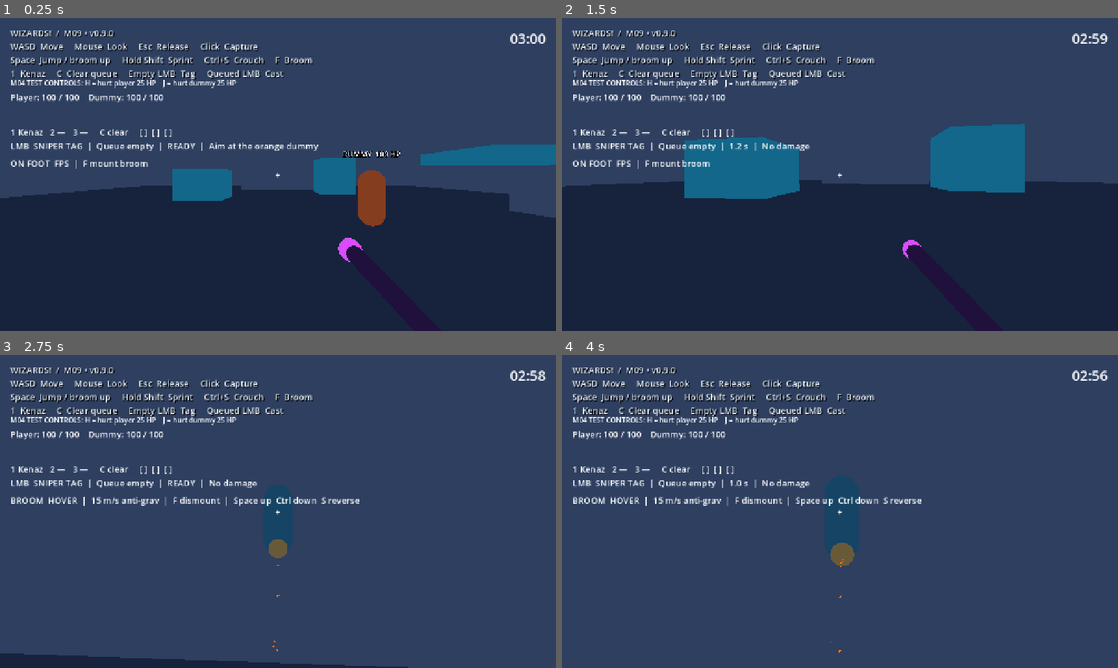
Above: before the commit, frames 1-4 (two rows, left to right).
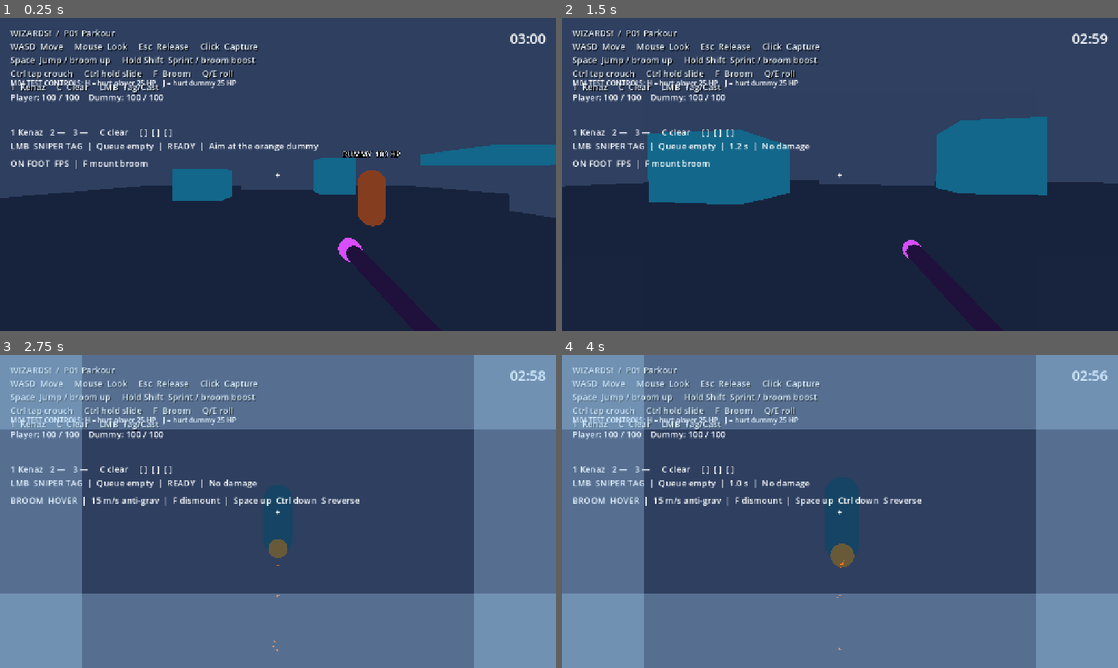
Above: after the commit, the same moments.

Repository: Addersoft/MAGICIDE-
Game: Godot game, scene res://scenes/boot/main.tscn
The game is run twice, just before and just after one commit, with the same random seed, the same clock (stepped at 60 frames per second) and the same inputs.
Inputs (mouse positions are in pixels of both pictures, inside the frame that each line leads up to):
- Up to frame 1 (0.25 s): no input
- Up to frame 2 (1.5 s): tap Enter at 0.5 s; move the mouse to (867, 174) at 0.52 s; hold Space (jump) 0.53-1.28 s; hold W (move_forward) from 0.53 s (still down); click (867, 174) at 0.67 s; move the mouse to (812, 174) at 1.27 s; tap Ctrl (crouch_modifier) at 1.35 s; click (812, 174) at 1.42 s
- Up to frame 3 (2.75 s): keep holding W (move_forward); tap Space (jump) at 1.52, 1.55, 1.82 s; move the mouse to (289, 505) at 2.02 s; hold Space (jump) from 2.03 s (still down); tap F (mount_broom) at 2.1 s; click (289, 505) at 2.17 s
- Up to frame 4 (4 s): keep holding W (move_forward); move the mouse to (834, 517) at 2.77 s; release Space (jump) at 2.78 s; right-click (834, 517) at 2.85 s; click (834, 517) at 2.92 s; tap Space (jump) at 3.02, 3.05, 3.32 s; move the mouse to (878, 514) at 3.52 s; hold Space (jump) from 3.53 s (still down); tap Alt (parkour_slide) at 3.6 s; click (878, 514) at 3.67 s

The runs differ from the first frame. In frame 1, 1.6% of the frame differs, in the area x 2-57%, y 3-25%; in frame 2, 5.3%; in frame 3, 62%; in frame 4, 62%, in the area x 0-100%, y 0-100%.

Commit message:
Parkour motor speed caps + main scene SpeedVignette node

Diff:
--- a/scenes/boot/main.tscn
+++ b/scenes/boot/main.tscn
@@ -8,6 +8,7 @@
 [ext_resource type="Script" path="res://scripts/ui/round_hud.gd" id="7"]
 [ext_resource type="Script" path="res://scripts/ui/rune_hud.gd" id="8"]
 [ext_resource type="Script" path="res://scripts/ui/broom_hud.gd" id="9"]
+[ext_resource type="Script" path="res://scripts/ui/speed_vignette.gd" id="10"]
 [sub_resource type="Environment" id="Environment"]
 background_mode=1
 background_color=Color(0.08,0.11,0.16,1)
@@ -38,10 +39,7 @@
 theme_override_constants/shadow_offset_x=2
 theme_override_constants/shadow_offset_y=2
 theme_override_font_sizes/font_size=20
-text="WIZARDS!  /  M09 • v0.9.0
-WASD  Move     Mouse  Look     Esc  Release     Click  Capture
-Space  Jump / broom up     Hold Shift  Sprint     Ctrl+S  Crouch     F  Broom
-1  Kenaz     C  Clear queue     Empty LMB  Tag     Queued LMB  Cast"
+text="WIZARDS!  /  P01 Parkour\nWASD  Move     Mouse  Look     Esc  Release     Click  Capture\nSpace  Jump / broom up     Hold Shift  Sprint / broom boost\nCtrl tap crouch     Ctrl hold slide     F  Broom     Q/E roll\n1  Kenaz     C  Clear     LMB  Tag/Cast"
 [node name="Crosshair" type="Label" parent="HUD"]
 anchors_preset=8
 anchor_left=0.5
@@ -161,3 +159,6 @@
 offset_right=360.0
 offset_bottom=197.0
 text="Restart round"
+
+[node name="SpeedVignette" type="CanvasLayer" parent="."]
+script=ExtResource("10")
--- a/scripts/movement/parkour_motor.gd
+++ b/scripts/movement/parkour_motor.gd
@@ -2,13 +2,13 @@
 ## Computes locomotion velocity; PlayerController alone invokes body movement.
 ## Titanfall / Mirror's Edge style momentum: wall-run, wall-jump, vault, ledge hang,
 ## coyote/buffer, slide-jump, glide, and Q/E directional rolls.
-@export_range(9.0, 30.0) var speed_cap: float = 18.0
-@export_range(35.0, 150.0) var ground_acceleration: float = 65.0
-@export_range(1.0, 34.0) var ground_braking: float = 30.0
-@export_range(1.0, 40.0) var air_acceleration: float = 14.0
+@export_range(9.0, 30.0) var speed_cap: float = 24.0
+@export_range(35.0, 150.0) var ground_acceleration: float = 95.0
+@export_range(1.0, 34.0) var ground_braking: float = 28.0
+@export_range(1.0, 40.0) var air_acceleration: float = 20.0
 @export_range(0.1, 10.0) var slide_friction: float = 2.2
 @export_range(0.15, 0.6) var roll_duration: float = 0.38
-@export_range(8.0, 20.0) var roll_speed: float = 13.5
+@export_range(8.0, 20.0) var roll_speed: float = 14.5
 @export_range(0.5, 3.0) var roll_cooldown_time: float = 1.0
 
 const BUFFER: float = 0.12
@@ -185,7 +185,6 @@
 
 	if crouch_pressed and actor.posture.crouched or slide:
 		start_slide()
-	# Hold-to-slide: while Ctrl held and moving, keep the slide budget topped up.
 	if input.has_method("slide_held") and input.slide_held() and grounded and horizontal.length() > 3.0:
 		if slide_time <= 0.0:
 			start_slide()
@@ -221,15 +220,15 @@
 		vy = actor.jump_speed
 		if slide_time > 0.0:
 			var launch: Vector3 = -actor.view.horizontal_basis().z
-			horizontal = launch * minf(16.0, maxf(12.0, horizontal.length() + 2.0))
-			vy = clampf(actor.jump_speed + sin(actor.view.rotation.x) * 3.0, 6.0, 10.0)
+			horizontal = launch * minf(18.0, maxf(14.0, horizontal.length() + 2.0))
+			vy = clampf(actor.jump_speed + sin(actor.view.rotation.x) * 3.0, 6.0, 11.0)
 			_finish_slide()
 		jumped = true
 	elif jump_buffer > 0.0 and wall_valid:
 		var along: Vector3 = horizontal.slide(wall.normal)
 		if along.length() < 3.0:
-			along = -actor.view.horizontal_basis().z.slide(wall.normal) * 8.0
-		horizontal = (along + wall.normal * 6.0).limit_length(speed_cap)
+			along = -actor.view.horizontal_basis().z.slide(wall.normal) * 9.0
+		horizontal = (along + wall.normal * 7.0).limit_length(speed_cap)
 		vy = actor.jump_speed
 		_last_wall = wall.normal
 		wall_lock = 0.3
@@ -272,7 +271,7 @@
 		_last_wall = wall.normal
 		horizontal = horizontal.slide(wall.normal)
 		var along: Vector3 = horizontal.normalized()
-		accelerate(along, 10.5, 20.0, delta)
+		accelerate(along, 12.0, 24.0, delta)
 		vy = clampf(vy, -1.5, 2.5)
 	else:
 		state = "GROUND" if grounded else "AIR"
Not shown: 1 places in scenes/boot/main.tscn that only renumber resources
